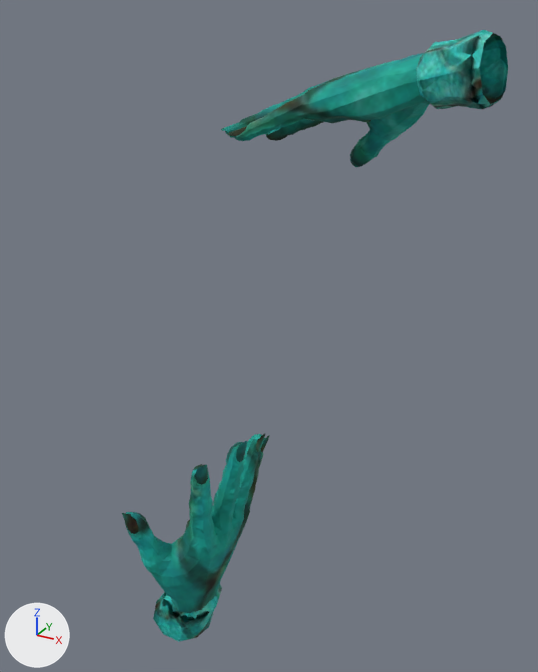
Two versions of the FBX model CR4VE/CR4VE/CR4VEContent/Assets/Models/Enemies/hands.FBX, one commit apart.
The view is the same before and after, from a 50 mm lens placed at (-0.071, -0.278, 0.172), pointed at (-0.169, -0.099, 0.083). Arrows for +X, +Y and +Z are at lower left; the lights stay in place. Where no turn or scale is listed for an object, it has been applied to the vertices. Vertices at the same position are counted once.

The older version as bpy lines, for what is in view:
```python
me_mesh = bpy.data.meshes.new('Mesh')
me_mesh.from_pydata(...)  # 951 vertices, 1877 faces; spans x -132.1..-95.9, y -22.3..2.2, z 24.9..58.9
me_mesh.materials.append(mat_07___default)  # picture img_blue_turquoise_spotted_glazed_tilapia_fish_leather_skin_jpg
me_mesh_001 = bpy.data.meshes.new('Mesh.001')
me_mesh_001.from_pydata(...)  # 951 vertices, 1877 faces; spans x 0.1925..0.2267, y -0.0457..-0.0021, z -0.0056..0.0742
me_mesh_001.materials.append(mat_07___default)  # picture img_blue_turquoise_spotted_glazed_tilapia_fish_leather_skin_jpg
ob_sdef_fabody = bpy.data.objects.new('sdef:FaBody', me_mesh)
ob_sdef_fabody.location = (-0.0067, -0.1038, -0.0086)
ob_sdef_fabody.rotation_euler = (0.12, -2.65, 0.0)  # degrees (6.9, -152, 0)
ob_sdef_fabody.scale = (-0.00178, -0.00178, -0.00178)
ob_sdef_fabody001 = bpy.data.objects.new('sdef:FaBody001', me_mesh_001)
ob_sdef_fabody001.location = (-0.3864, -0.1038, -0.0086)
```
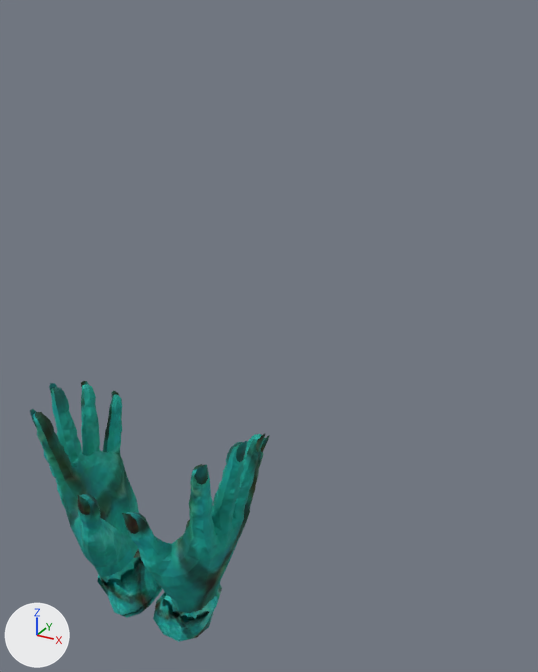
The newer file is also turned or shifted as a whole; pictures and numbers use the older file's frame.

Where the change shows, as pixel boxes [x1, y1, x2, y2] in the pictures (538 x 672 px):
'sdef:FaBody001', reshaped (62% wider, 25% taller)
    before: [122, 434, 270, 642]
    after: [30, 381, 270, 642]
'sdef:FaBody', deleted (cyan)
    before: [221, 30, 508, 167]
part 1 of me_mesh_001, added (cyan)
    after: [30, 381, 162, 618]

The change, as a diff of the scene's bpy script:
```diff
--- a/CR4VE/CR4VE/CR4VEContent/Assets/Models/Enemies/hands.FBX.py
+++ b/CR4VE/CR4VE/CR4VEContent/Assets/Models/Enemies/hands.FBX.py
@@ me_mesh_001 @@
 me_mesh_001.from_pydata(...)  # 951 vertices, 1877 faces; spans x 0.1925..0.2267, y -0.0457..-0.0021, z -0.0056..0.0742
 # used by ob_sdef_fabody001; location = (-0.3864, -0.1038, -0.0086)
+# me_mesh_001 part 1: the loose piece of 948 vertices spanning x 0.1925..0.2267, y -0.0457..-0.0021, z -0.0056..0.0742 is copied, and the copy is mirrored in x about its middle, then moved by (-0.0364, 0.0, 0.0); it spans x 0.1561..0.1903, y -0.0457..-0.0021, z -0.0056..0.0742
 me_mesh_001.materials.append(mat_07___default)
@@ ob_sdef_fabody @@
-ob_sdef_fabody = bpy.data.objects.new('sdef:FaBody', me_mesh)
-ob_sdef_fabody.location = (-0.0067, -0.1038, -0.0086)
-ob_sdef_fabody.rotation_euler = (0.12, -2.65, 0.0)  # degrees (6.9, -152, 0)
-ob_sdef_fabody.scale = (-0.00178, -0.00178, -0.00178)
```
